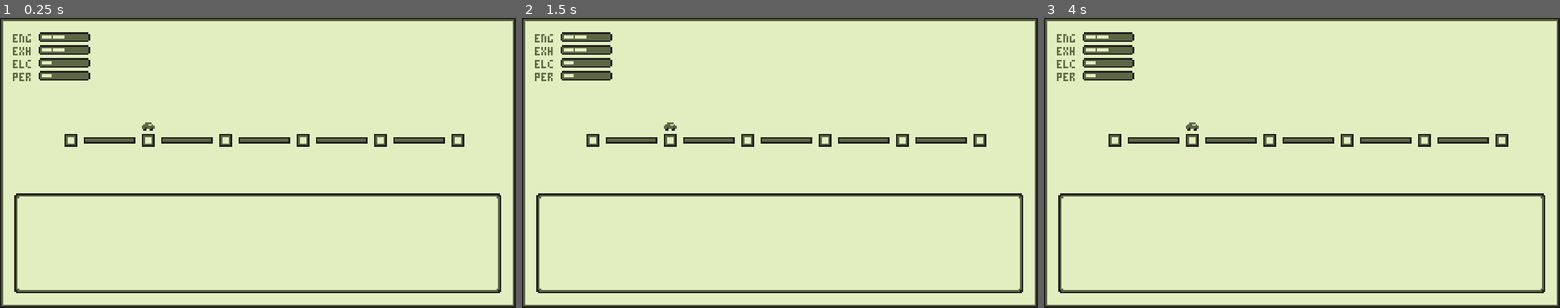
Above: before the commit, frames 1-3 (left to right).
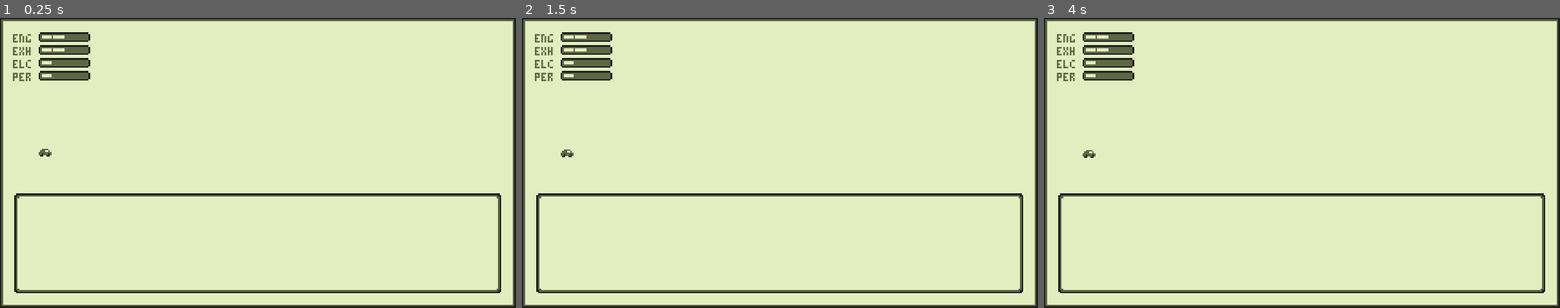
Above: after the commit, the same moments.

Repository: m-trigo/laika
Game: Godot game, scene res://src/scenes/Main.tscn
Two runs of this game, one before a commit and one after it. Both use one fixed random seed, a clock stepped at 60 frames per second and the inputs below.
Inputs:
- Up to frame 1 (0.25 s): no input
- Up to frame 2 (1.5 s): tap Enter at 0.5 s
- Up to frame 3 (4 s): tap Space at 2.75 s; tap Enter at 3.5 s

The runs differ from the first frame. In frame 1, 1.7% of the frame differs, in the area x 7-90%, y 36-48%; in frame 2, 1.7%; in frame 3, 1.7%.

Commit message:
Adds the car as a separate sprite with an idle animation

Diff:
--- a/src/scenes/Main.tscn
+++ b/src/scenes/Main.tscn
@@ -6,6 +6,24 @@
 [ext_resource path="res://src/scenes/Systems.tscn" type="PackedScene" id=4]
 [ext_resource path="res://assets/sprites/dialogue_box.png" type="Texture" id=5]
 [ext_resource path="res://assets/fonts/PICO-8.tres" type="DynamicFont" id=6]
+[ext_resource path="res://assets/sprites/car.png" type="Texture" id=7]
+
+[sub_resource type="Animation" id=1]
+resource_name = "default"
+length = 0.4
+loop = true
+tracks/0/type = "value"
+tracks/0/path = NodePath(".:position")
+tracks/0/interp = 1
+tracks/0/loop_wrap = true
+tracks/0/imported = false
+tracks/0/enabled = true
+tracks/0/keys = {
+"times": PoolRealArray( 0, 0.2, 0.4 ),
+"transitions": PoolRealArray( 1, 1, 1 ),
+"update": 0,
+"values": [ Vector2( 28, 84 ), Vector2( 28, 83 ), Vector2( 28, 84 ) ]
+}
 
 [node name="Main" type="Node2D"]
 script = ExtResource( 1 )
@@ -64,4 +82,12 @@
 __meta__ = {
 "_edit_use_anchors_": false
 }
+
+[node name="Car" type="Sprite" parent="."]
+position = Vector2( 28, 84 )
+texture = ExtResource( 7 )
+
+[node name="AnimationPlayer" type="AnimationPlayer" parent="Car"]
+autoplay = "default"
+anims/default = SubResource( 1 )
 [connection signal="pressed" from="Background/Esc" to="." method="_on_Esc_pressed"]
Binary file changed: assets/sprites/background.png
Binary file added: assets/sprites/car.png
Not shown, added: assets/sprites/car.png.import
Not shown: 1 places in src/scenes/Main.tscn that only renumber resources
